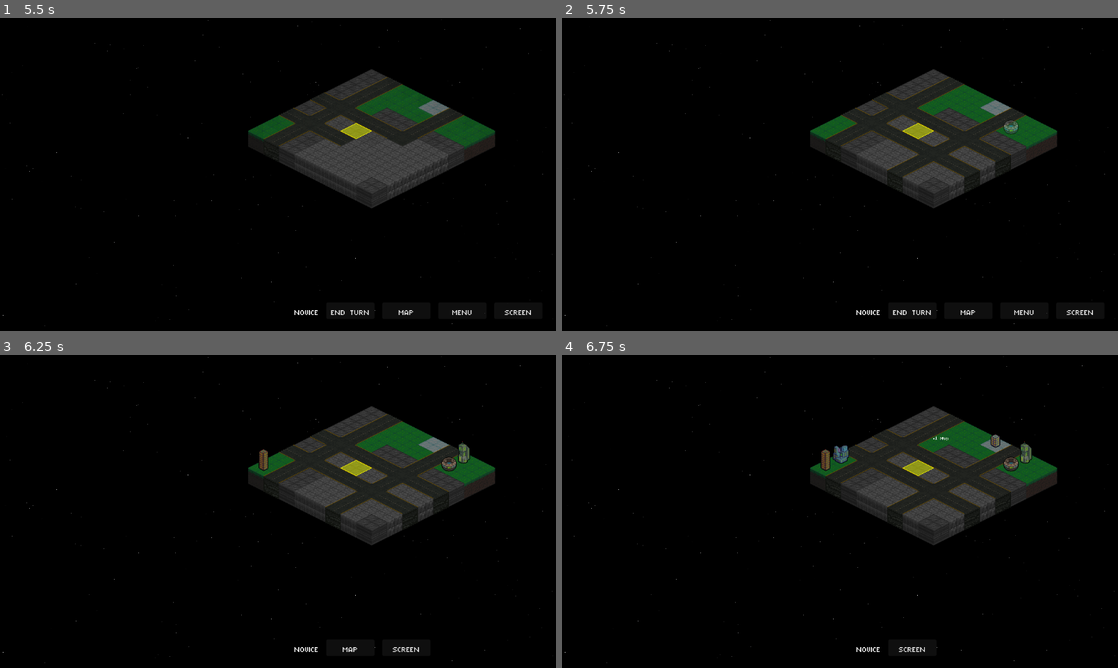
Above: before the commit, frames 1-4 (two rows, left to right).
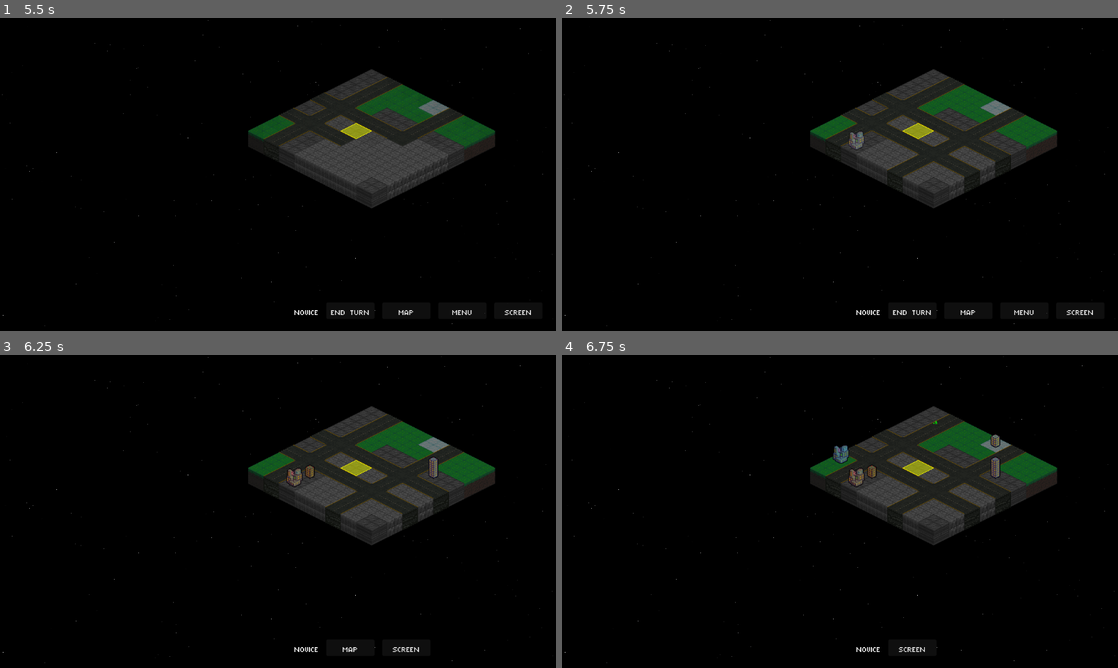
Above: after the commit, the same moments.

Repository: Tekknobot/Terrain
Game: Godot game, scene res://Scenes/TitleScreen.tscn
The game is run twice, just before and just after one commit, with the same random seed, the same clock (stepped at 60 frames per second) and the same inputs. Sound files missing from this copy of the repository are replaced by a short silence.
Inputs (mouse positions are in pixels of both pictures, inside the frame that each line leads up to):
- Up to frame 1 (5.5 s): click "PLAY" at 0.5 s; click (278, 174) at 1.27 s; tap Enter (ui_accept) at 2, 2.27, 5, 5.27 s; move the mouse to (400, 158) at 2.02 s; click (400, 158) at 2.17 s; drag from (166, 190) to (294, 208) at 2.77 s; move the mouse to (333, 105) at 3.52 s; click (333, 105) at 3.67 s; drag from (250, 237) to (361, 130) at 4.27 s; move the mouse to (444, 221) at 5.02 s; click (444, 221) at 5.17 s
- Up to frame 2 (5.75 s): no input
- Up to frame 3 (6.25 s): click "END TURN" at 5.75 s
- Up to frame 4 (6.75 s): click "MAP" at 6.5 s

Frame 1 is identical in both runs. In frame 2, 0.2% of the frame differs, in the area x 51-83%, y 32-42%; in frame 3, 0.6%; in frame 4, 0.6%, in the area x 46-85%, y 21-43%.

Commit message:
Get scripts up to speed without networking.

Diff:
--- a/Scripts/GameData.gd
+++ b/Scripts/GameData.gd
@@ -12,6 +12,8 @@
 var last_enemy_upgrade_level: int = 1
 
 var completed_maps: Array[int] = []
+
+var carryover_units: Array = []  # cleared after being consumed
 
 # ─────────────────────────────────────────────────────────────────────────────
 # Map settings
--- a/Scripts/OrbitalStrikeController.gd
+++ b/Scripts/OrbitalStrikeController.gd
@@ -82,7 +82,7 @@
 
 		# 🔒 Only strike if still valid and an enemy
 		if is_instance_valid(unit) and unit.is_player != is_player_team:
-			unit.take_damage(20)
+			unit.take_damage(40)
 
 		# e) wait before next beam
 		await get_tree().create_timer(laser_delay).timeout
--- a/Scripts/TileMap.gd
+++ b/Scripts/TileMap.gd
@@ -412,44 +412,54 @@
 # TEAM & UNIT SPAWNING
 # ———————————————————————————————————————————————————————————————
 func _post_map_generation():
+	# Fresh run-state
 	TurnManager.match_done = false
 	GameData.next_unit_id = 1
 
-	_spawn_teams()
+	# We'll collect used spawn tiles so we don't overlap player & enemy spawns.
+	var used_tiles: Array[Vector2i] = []
+
+	# ─────────────────────────────────────────────────────────────────────
+	# 1) STRUCTURES & VISUALS
+	# ─────────────────────────────────────────────────────────────────────
 	spawn_structures()
 	fade_in_structures()
+
+	# ─────────────────────────────────────────────────────────────────────
+	# 2) PLAYER SIDE
+	#    If we have carryover survivors saved from the last map, spawn those.
+	#    Otherwise, use your normal player-side spawner.
+	# ─────────────────────────────────────────────────────────────────────
+	if not GameData.carryover_units.is_empty():
+		_spawn_player_carryovers(used_tiles)
+	else:
+		_spawn_side(player_units, grid_height - 1, true, used_tiles)
+
+	# Reset round-robin index and spawn enemies
+	next_spawn_index = 0
+	_spawn_side(enemy_units, 0, false, used_tiles)
+
 	fade_in_units()
+
+	# Pathfinding should reflect the final placement
 	update_astar_grid()
 
-	# ─── REASSIGN ALL SPECIALS STARTING AT unit_id=1 ────────────────────────
-	GameData.unit_special.clear()
-
-	var abilities      = GameData.available_abilities
-	var num_abilities  = abilities.size()
-	var uids: Array    = []
-
-	# collect & sort all the unit IDs (now starting at 1)
-	for unit in get_tree().get_nodes_in_group("Units"):
-		uids.append(unit.unit_id)
-	uids.sort()
-
-	# map uid=1→abilities[0], uid=2→abilities[1], etc.
-	for i in range(uids.size()):
-		var uid     = uids[i]
-		var special = abilities[i % num_abilities]
-		GameData.set_unit_special(uid, special)
-		print("[Server] mapping special:%s → unit_id:%d" % [special, uid])
-	# ────────────────────────────────────────────────────────────────────────
-
+	# ─────────────────────────────────────────────────────────────────────
+	# 3) ENSURE EVERY UNIT HAS A SPECIAL
+	#    (Don’t overwrite carryover specials; only assign if empty.)
+	# ─────────────────────────────────────────────────────────────────────
+	for u in get_tree().get_nodes_in_group("Units"):
+		if u is Node2D:
+			var existing := GameData.get_unit_special(u.unit_id)
+			if typeof(existing) != TYPE_STRING or existing == "":
+				_assign_special_for_unit(u)
+
+	# ─────────────────────────────────────────────────────────────────────
+	# 4) KICK OFF THE MATCH
+	# ─────────────────────────────────────────────────────────────────────
 	TurnManager.start_turn()
-	#TurnManager.transition_to_level()
-
-	if is_multiplayer_authority():
-		GameState.stored_map_data       = export_map_data()
-		GameState.stored_unit_data      = export_unit_data()
-		GameState.stored_structure_data = export_structure_data()
-		broadcast_game_state()
-
+
+	# Optional little delay before fading the tilemap in (matches your flow)
 	await get_tree().create_timer(3).timeout
 	fade_in_tilemap()
 
@@ -2542,3 +2552,70 @@
 		if pool[i].resource_path == scene_path:
 			idx = i; break
 	return abilities[idx % abilities.size()]
+
+# Spawns last-map survivors into the back-third player zone and reapplies their stats.
+func _spawn_player_carryovers(used_tiles: Array[Vector2i]) -> void:
+	var zone := Rect2i(0, grid_height - int(grid_height / 3), grid_width, int(grid_height / 3))
+
+	for info in GameData.carryover_units:
+		var scene_path := String(info.get("scene_path", ""))
+		if scene_path == "":
+			continue
+		var packed: PackedScene = load(scene_path)
+		if packed == null:
+			continue
+
+		var spawn_tile = get_random_valid_tile_in_zone(zone, used_tiles)
+		if spawn_tile == Vector2i(-1, -1):
+			push_warning("No valid tile for carryover unit; skipping.")
+			continue
+
+		# NEW map-scoped unit id
+		var new_id = GameData.next_unit_id
+		GameData.next_unit_id = new_id + 1
+
+		var u: Node2D = packed.instantiate()
+		u.unit_id = new_id
+		u.set_meta("unit_id", new_id)
+		u.set_meta("scene_path", scene_path)
+
+		# Make them fade in like first spawns
+		u.modulate.a = 0.0
+
+		# Use the SAME finalize path as all spawns
+		_finalize_spawn(u, spawn_tile, true, true) # (node, tile, is_player_team, do_drop_in)
+
+		# Reapply health
+		u.max_health = int(info.get("max_health", u.max_health))
+		u.health     = clamp(int(info.get("health", u.max_health)), 1, u.max_health)
+		if u.has_method("update_health_bar"):
+			u.update_health_bar()
+
+		# Reapply upgrades (value-based, not old id)
+		var upgs: Array = info.get("upgrades", [])
+		if upgs and u.has_method("apply_upgrade"):
+			for upg in upgs:
+				u.apply_upgrade(String(upg))
+		GameData.unit_upgrades[new_id] = upgs.duplicate(true)
+
+		# Ensure it has the same special by name (or assign a default)
+		var sp_name := String(info.get("special", ""))
+		if sp_name != "":
+			GameData.set_unit_special(new_id, sp_name)
+		else:
+			_assign_special_for_unit(u)
+
+		# Make sure it’s usable right away this turn
+		u.has_moved = false
+		u.has_attacked = false
+
+		used_tiles.append(spawn_tile)
+
+	# Keep nav + turn lists in sync
+	await get_tree().process_frame
+	update_astar_grid()
+	var tm = get_node("/root/TurnManager")
+	if tm and tm.has_method("_populate_units"):
+		tm._populate_units()
+
+	GameData.carryover_units.clear()
--- a/Scripts/TurnManager.gd
+++ b/Scripts/TurnManager.gd
@@ -352,6 +352,7 @@
 		_show_game_over_screen("win", stats, rewards)
 		hide_end_turn_button()
 		_launch_reward_phase(rewards)  # 🔥 Show upgrade screen
+		TurnManager.save_player_survivors_to_gamedata()
 		match_done = true
 
 		# Hide reset button
@@ -788,3 +789,34 @@
 
 func get_active_team() -> int:
 	return turn_order[current_turn_index]
+
+# TileMap.gd (add this helper)
+func save_player_survivors_to_gamedata() -> void:
+	var out: Array = []
+	for u in get_tree().get_nodes_in_group("Units"):
+		if not is_instance_valid(u): continue
+		if not u.is_player: continue
+		if u.health <= 0: continue
+
+		var scene_path := ""
+		if u.has_meta("scene_path"):
+			scene_path = String(u.get_meta("scene_path"))
+
+		# collect upgrades and special for this unit_id
+		var upgs: Array = []
+		if GameData.unit_upgrades.has(u.unit_id) and typeof(GameData.unit_upgrades[u.unit_id]) == TYPE_ARRAY:
+			upgs = GameData.unit_upgrades[u.unit_id].duplicate(true)
+
+		var special_name := GameData.get_unit_special(u.unit_id)
+
+		out.append({
+			"scene_path": scene_path,
+			"health":     u.health,
+			"max_health": u.max_health,
+			"unit_type":  u.unit_type,   # optional, if you ever branch on type
+			"upgrades":   upgs,          # carry upgrades by value (not id)
+			"special":    special_name,  # carry the chosen special by name
+			"portrait":   u.portrait,    # optional
+		})
+	GameData.carryover_units = out
+	print("🔁 Saved", out.size(), "player survivors for next map.")
--- a/Scripts/Unit.gd
+++ b/Scripts/Unit.gd
@@ -559,8 +559,8 @@
 	if roll < 100:
 		match randi() % 3:
 			0: return HEALTH_SCENE
-			1: return HEALTH_SCENE
-			2: return HEALTH_SCENE
+			1: return LIGHTNING_SCENE
+			2: return ORBITAL_STRIKE_SCENE
 	return null
 
 # ─────────────────────────────────────────────────────────────────────────────
--- a/Scripts/lightning_pickup.gd
+++ b/Scripts/lightning_pickup.gd
@@ -38,5 +38,5 @@
 
 	var lightning = lightning_scene.instantiate()
 	get_tree().get_current_scene().add_child(lightning)
-	lightning.start(3.0, 1.0, 1, 15, is_player_team)
+	lightning.start(3.0, 1.0, 1, 30, is_player_team)
 	lightning.z_index = 9999
